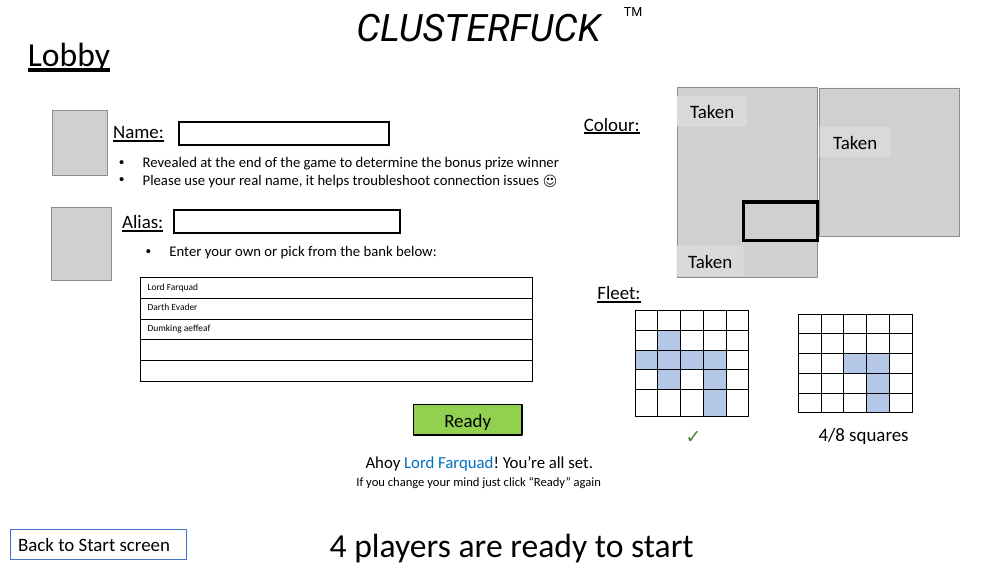
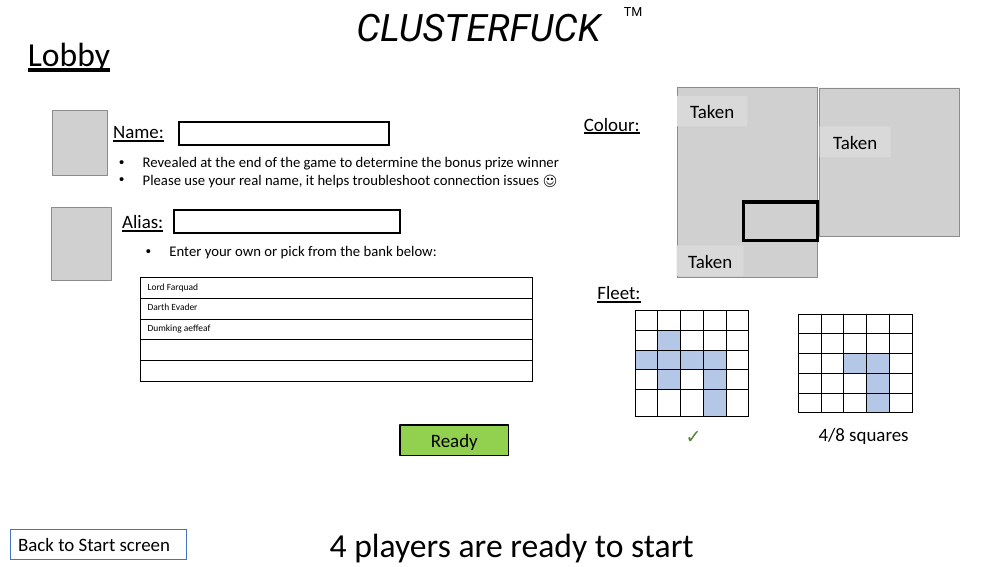
Before and after one commit to GeoffSpielman/BattleBlobs, a slide deck: slide 10 of Not_Code/Ideas.pptx (slide 9 before the commit). Drawn at 1008x567 pixels with LibreOffice and Linux fonts; fonts in the diff are those of the drawing; grey boxes stand for pictures. Boxes give left, top, right and bottom in pixels: in the first picture for what was removed or moved away, otherwise in the second. Text is boxed around its words. In the diff, an @@ line names an element or a change of style, - is before the commit and + after.

```diff
--- a/Not_Code/Ideas.pptx
+++ b/Not_Code/Ideas.pptx
@@ rectangle "Ready": place and size @@
-rectangle "Ready" at box(414, 405, 522, 435)
+rectangle "Ready" at box(400, 425, 508, 455)
@@ text removed at box(356, 477, 601, 488) @@
-If you change your mind just click “Ready” again
@@ text removed at box(366, 456, 593, 471) @@
-Ahoy Lord Farquad! You’re all set.
```
Also in this commit, not shown: 5 other slides changed, 3 slides added, 11 other files.
